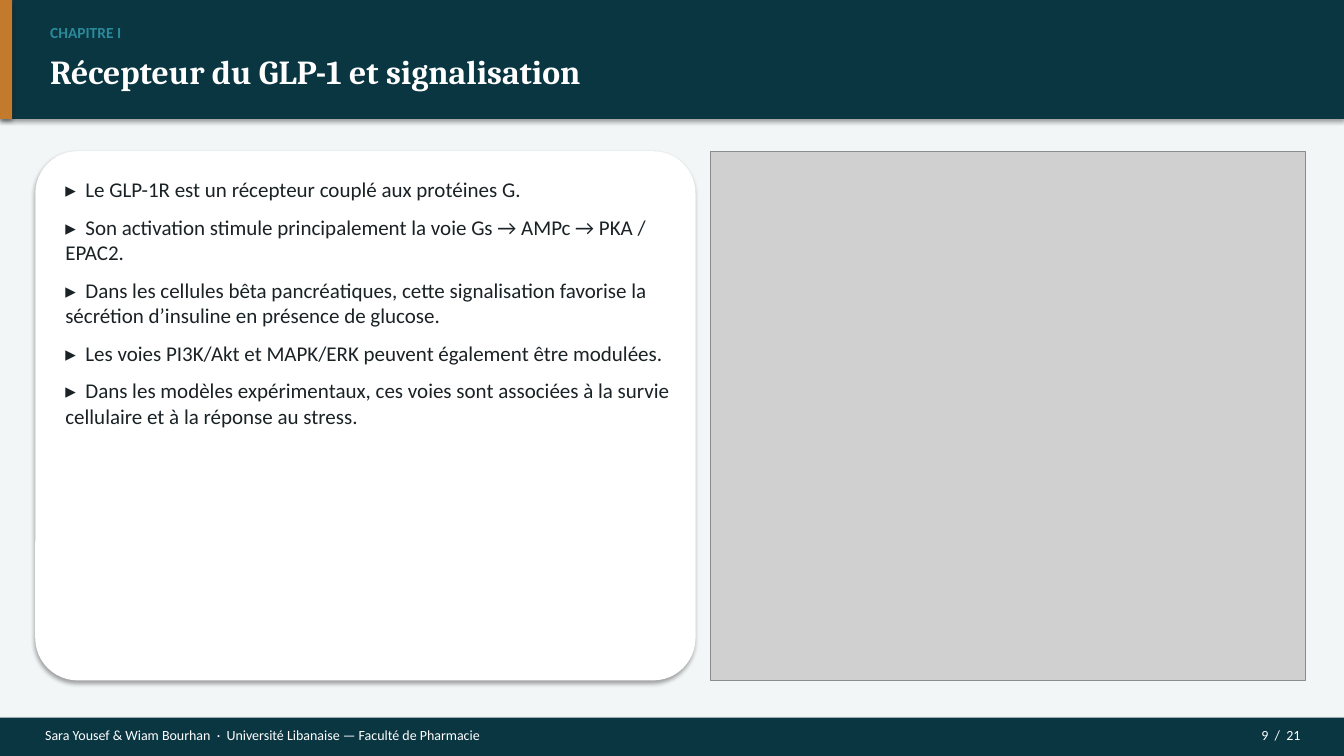
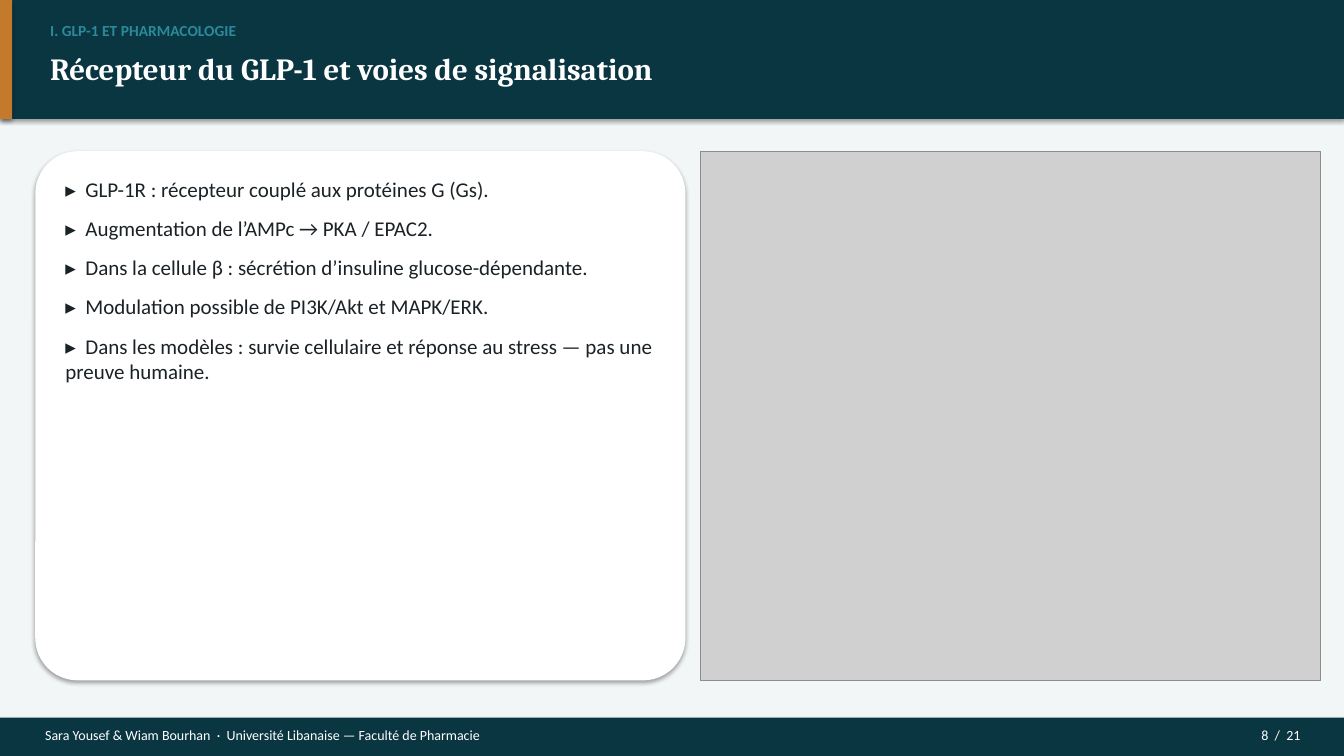
Before and after one commit to Mashtal-Platform/mashtal-platform, a slide deck: slide 8 of docs/presentation/Soutenance_GLP1_Parkinson.pptx (slide 9 before the commit). Drawn at 1344x756 pixels with LibreOffice and Linux fonts; fonts in the diff are those of the drawing; grey boxes stand for pictures. Boxes give left, top, right and bottom in pixels: in the first picture for what was removed or moved away, otherwise in the second. Text is boxed around its words. In the diff, an @@ line names an element or a change of style, - is before the commit and + after.

```diff
--- a/docs/presentation/Soutenance_GLP1_Parkinson.pptx
+++ b/docs/presentation/Soutenance_GLP1_Parkinson.pptx
@@ text at [50,26,236,36]: text changed @@
-CHAPITRE I
+I. GLP-1 ET PHARMACOLOGIE
@@ text at [50,58,653,87]: text changed; size 24 to 22 pt @@
-Récepteur du GLP-1 et signalisation
+Récepteur du GLP-1 et voies de signalisation
@@ rounded rectangle: place and size @@
-rounded rectangle at [35,151,696,681]
+rounded rectangle at [35,151,686,681]
@@ picture: place and size @@
-picture at [711,151,1306,681]
+picture at [701,151,1321,681]
@@ text at [65,182,651,383]: text changed @@
-▸ Le GLP-1R est un récepteur couplé aux protéines G.
-▸ Son activation stimule principalement la voie Gs → AMPc → PKA / EPAC2.
-▸ Dans les cellules bêta pancréatiques, cette signalisation favorise la sécrétion d’insuline en présence de glucose.
-▸ Les voies PI3K/Akt et MAPK/ERK peuvent également être modulées.
-▸ Dans les modèles expérimentaux, ces voies sont associées à la survie cellulaire et à la réponse au stress.
+▸ GLP-1R : récepteur couplé aux protéines G (Gs).
+▸ Augmentation de l’AMPc → PKA / EPAC2.
+▸ Dans la cellule β : sécrétion d’insuline glucose-dépendante.
+▸ Modulation possible de PI3K/Akt et MAPK/ERK.
+▸ Dans les modèles : survie cellulaire et réponse au stress — pas une preuve humaine.
@@ text at [1261,730,1300,740]: text changed @@
-9 / 21
+8 / 21
```
Also in this commit, not shown: 13 other slides changed, 7 slides added, 7 slides removed, 22 other files.
